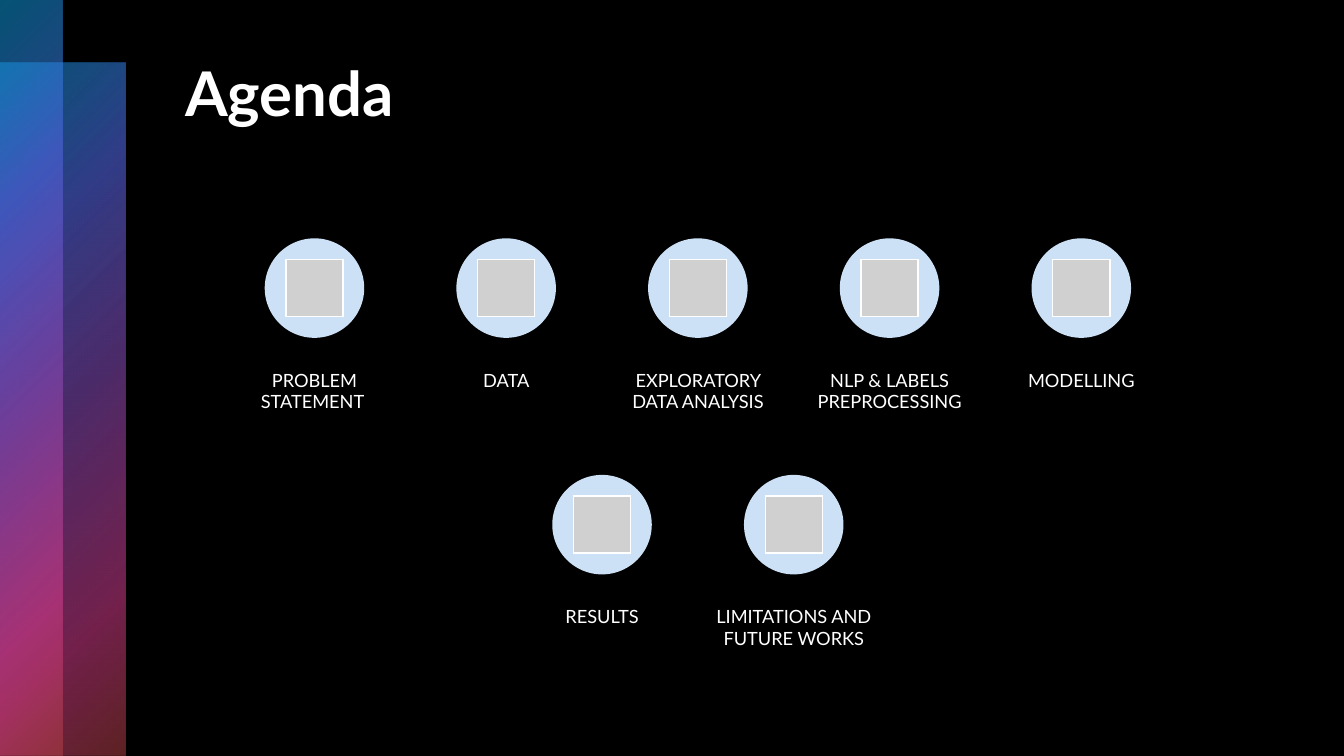
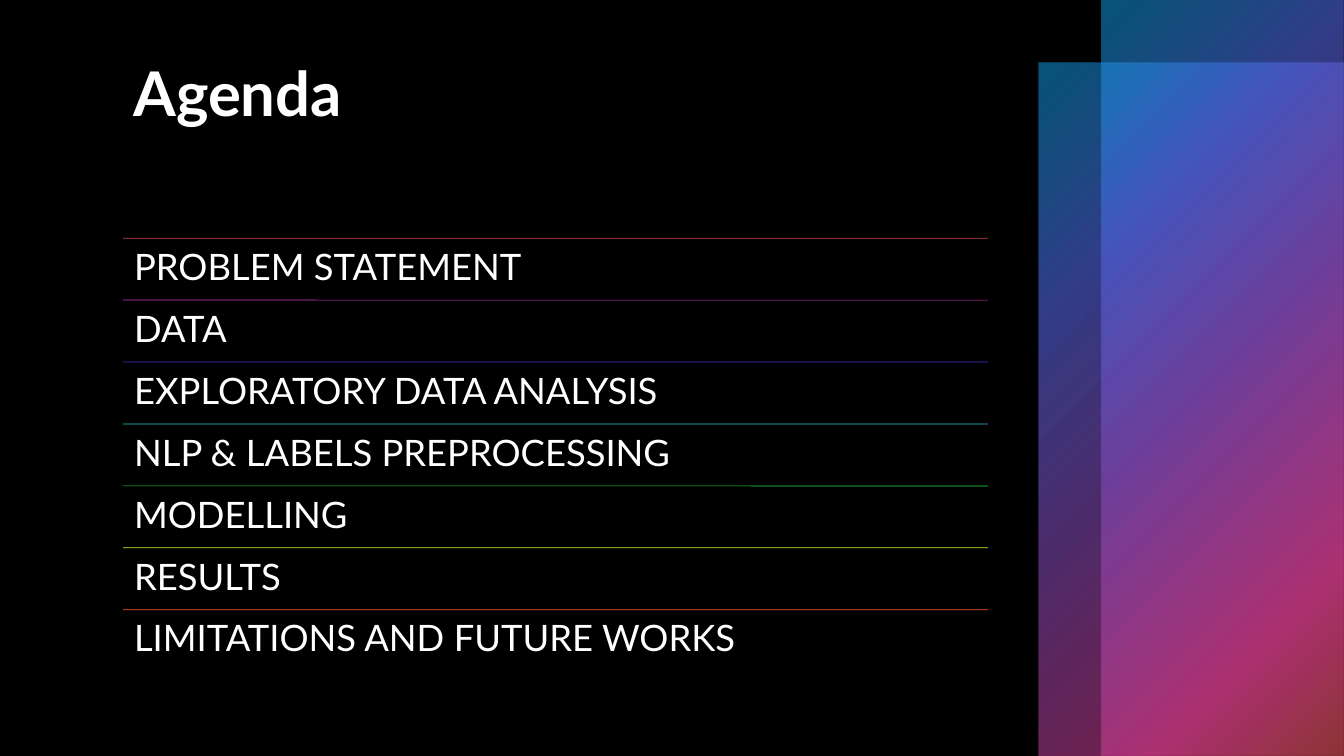
Before and after one commit to Shritej24c/drug_review_NLP, a slide deck: slide 3 of Plots/Drug Review presentation.pptx. Drawn at 1344x756 pixels with LibreOffice and Linux fonts; fonts in the diff are those of the drawing; grey boxes stand for pictures. Boxes give left, top, right and bottom in pixels: in the first picture for what was removed or moved away, otherwise in the second. Text is boxed around its words. In the diff, an @@ line names an element or a change of style, - is before the commit and + after.

```diff
--- a/Plots/Drug Review presentation.pptx
+++ b/Plots/Drug Review presentation.pptx
@@ rectangle added at bbox=[0, 0, 1344, 756], fill #000000 @@
@@ rectangle added at bbox=[1102, 0, 1344, 756], fill gradient #0BA5E8 to #5066E1 to #894EC0 to #E54196 to #BE4449 @@
@@ title "Agenda": place and size @@
-title "Agenda" at bbox=[185, 70, 394, 127]
+title "Agenda" at bbox=[133, 70, 342, 127]
@@ rectangle added at bbox=[1038, 63, 1344, 756], fill gradient #0BA5E8 to #5066E1 to #894EC0 to #E54196 to #BE4449 @@
@@ text "PROBLEM STATEMENT": place and size @@
-text "PROBLEM STATEMENT" at bbox=[261, 373, 364, 408]
+text "PROBLEM STATEMENT" at bbox=[134, 253, 521, 281]
@@ text "DATA": place and size @@
-text "DATA" at bbox=[483, 374, 529, 387]
+text "DATA" at bbox=[134, 316, 227, 342]
@@ text "EXPLORATORY DATA ANALYSIS": place and size @@
-text "EXPLORATORY DATA ANALYSIS" at bbox=[632, 373, 764, 408]
+text "EXPLORATORY DATA ANALYSIS" at bbox=[134, 377, 658, 405]
@@ text "NLP & LABELS PREPROCESSING": place and size @@
-text "NLP & LABELS PREPROCESSING" at bbox=[818, 373, 962, 408]
+text "NLP & LABELS PREPROCESSING" at bbox=[134, 439, 671, 467]
@@ size 13 to 26 pt; alignment centre to left; line spacing 1 to 0.9; more space between paragraphs in 7 elements at bbox=[134, 624, 735, 652], bbox=[134, 377, 658, 405], bbox=[134, 563, 281, 591], bbox=[134, 316, 227, 342], bbox=[134, 439, 671, 467], bbox=[134, 253, 521, 281], bbox=[134, 501, 348, 529] @@
@@ text "MODELLING": place and size @@
-text "MODELLING" at bbox=[1028, 373, 1135, 387]
+text "MODELLING" at bbox=[134, 501, 348, 529]
@@ group removed at bbox=[265, 238, 1131, 575]: 7 ellipses, 7 pictures @@
@@ text "RESULTS": place and size @@
-text "RESULTS" at bbox=[565, 609, 638, 623]
+text "RESULTS" at bbox=[134, 563, 281, 591]
@@ text "LIMITATIONS AND FUTURE WORKS": place and size @@
-text "LIMITATIONS AND FUTURE WORKS" at bbox=[716, 609, 871, 645]
+text "LIMITATIONS AND FUTURE WORKS" at bbox=[134, 624, 735, 652]
@@ group added at bbox=[123, 238, 988, 610]: 7 lines @@
```
